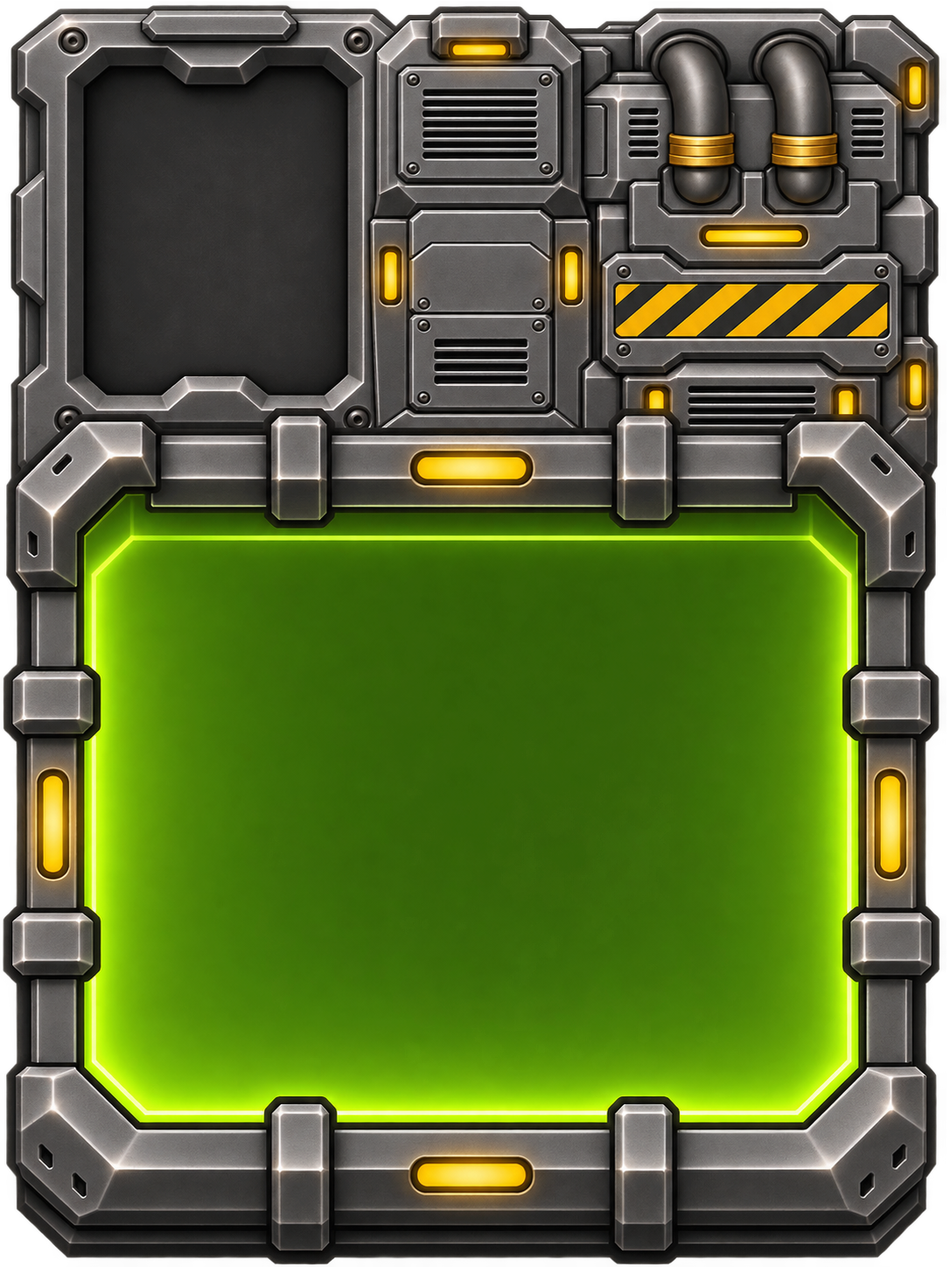
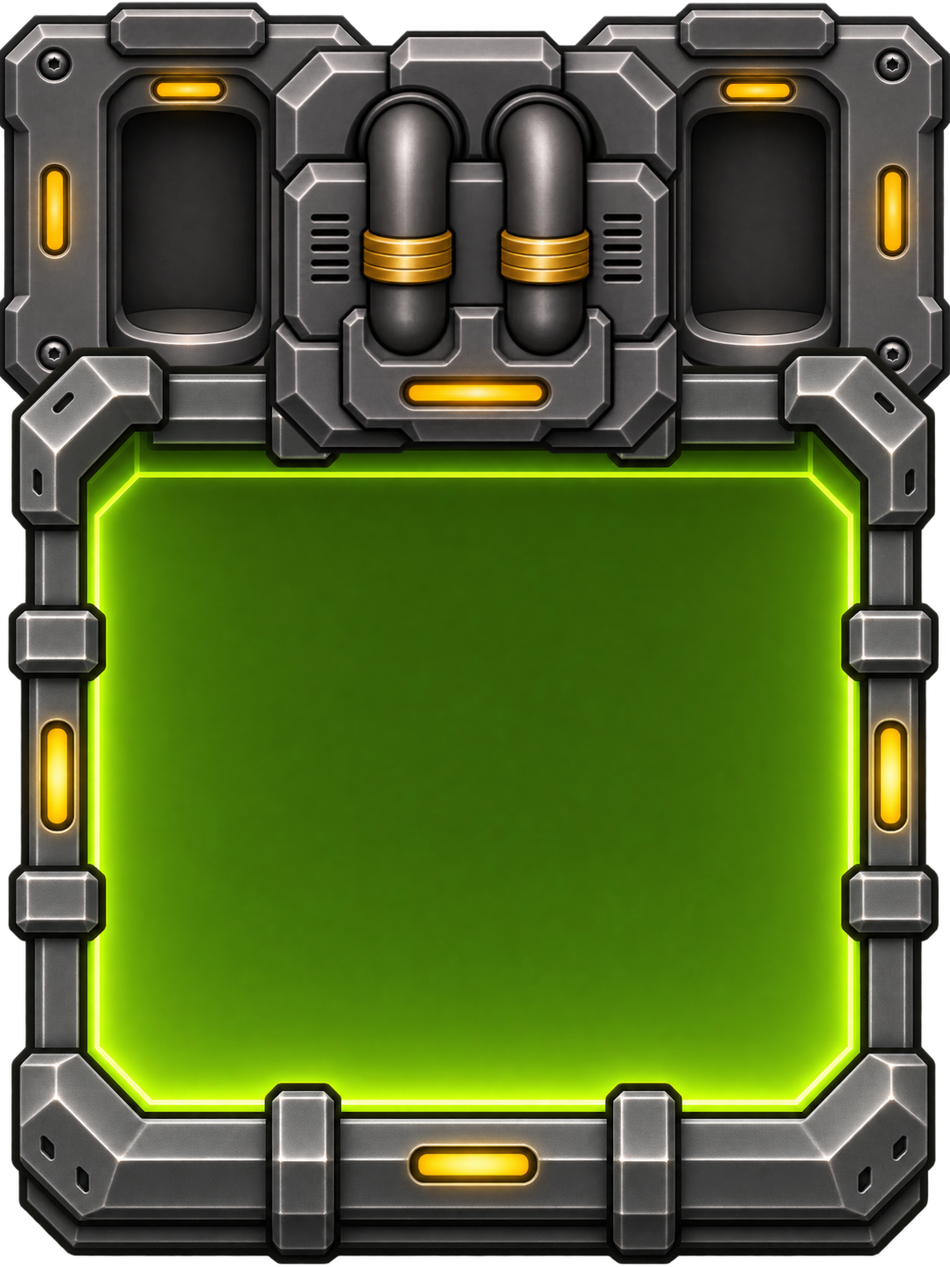
The second (950, 1267) image is a revision of the first. Changes to its layers:
removed layer "Pasted Layer" over [0, 0, 947, 1267]
added layer "Piping" above "Pasted Layer #1" over [265, 29, 688, 459]
added layer "Pasted Layer #1" above "Right" over [0, 333, 949, 1267]
added layer "Right" above "Left" over [562, 1, 950, 414]
added layer "Left" above "Pasted Layer #5" over [0, 0, 386, 413]
